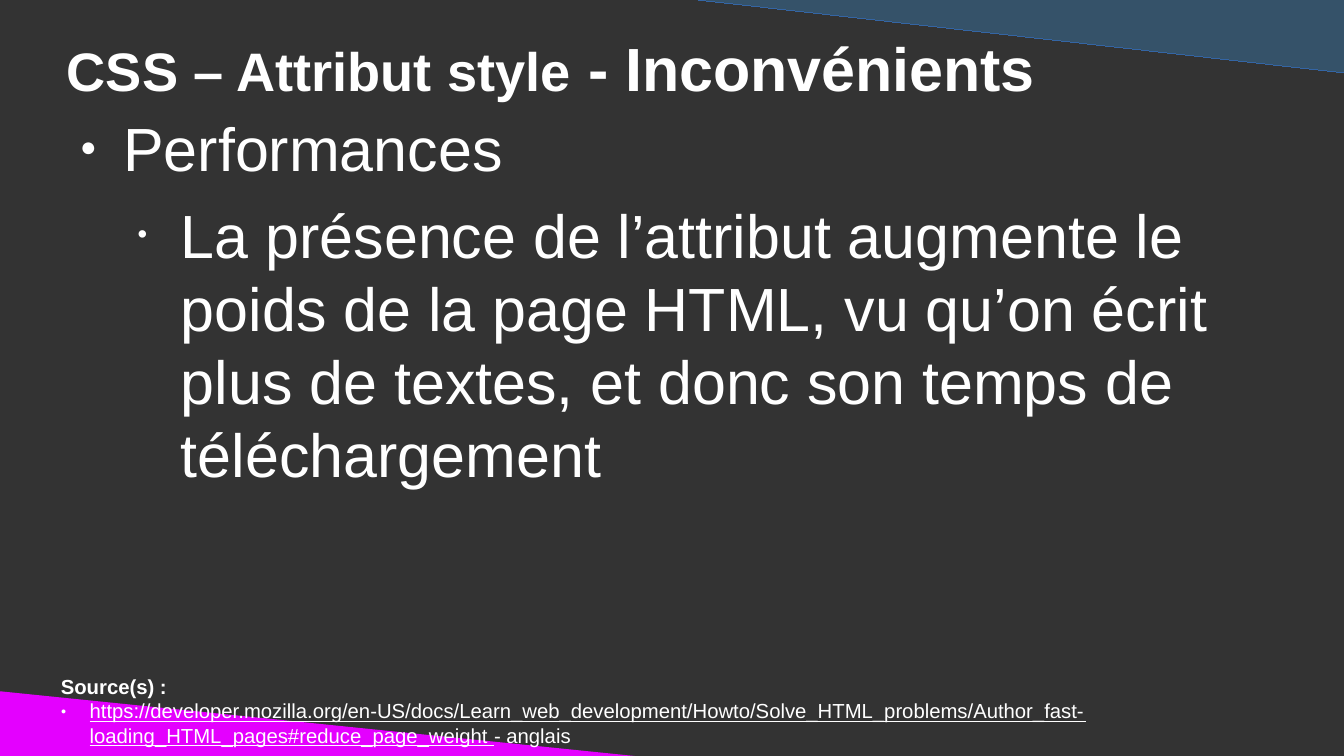
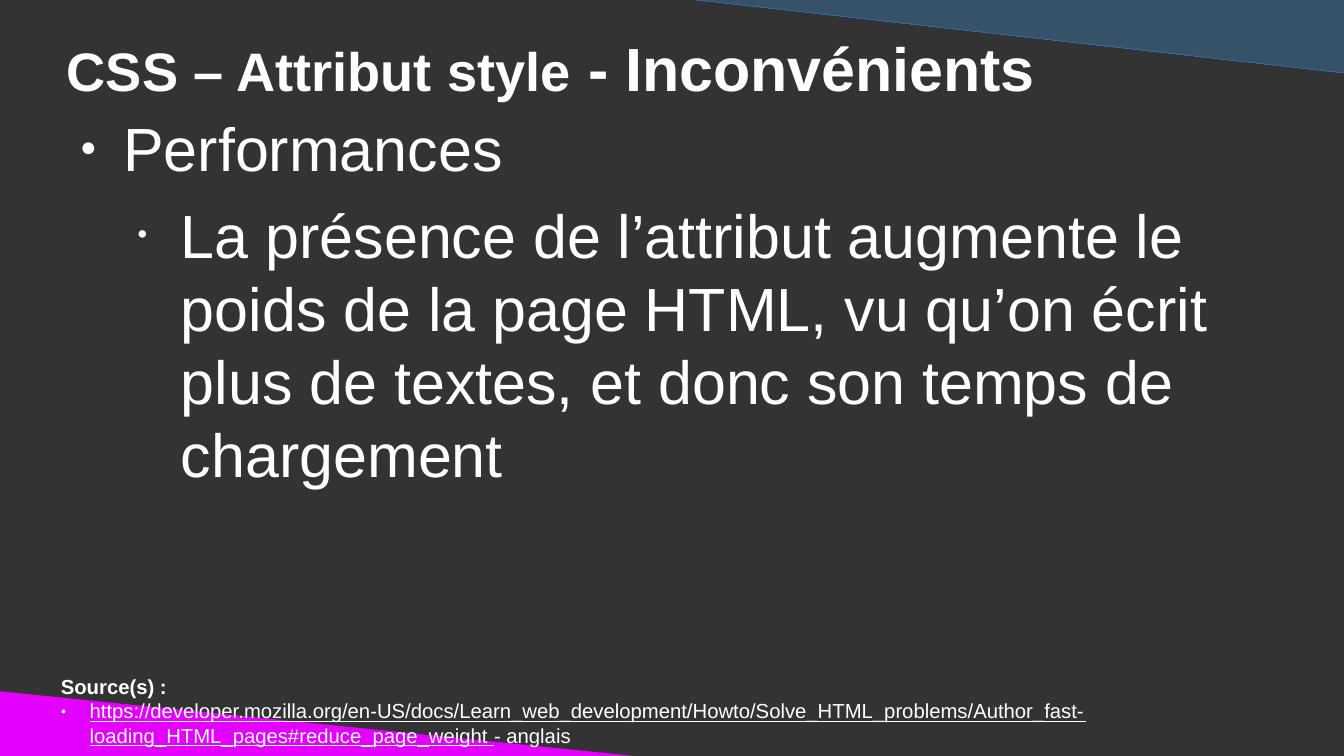
Before and after one commit to DanYellow/cours, a slide deck: slide 17 of integration-web-s1/travaux-pratiques/numero-3/presentation.odp. Drawn at 1344x756 pixels with LibreOffice and Linux fonts; fonts in the diff are those of the drawing. Boxes give left, top, right and bottom in pixels: in the first picture for what was removed or moved away, otherwise in the second. Text is boxed around its words. In the diff, an @@ line names an element or a change of style, - is before the commit and + after.

```diff
--- a/integration-web-s1/travaux-pratiques/numero-3/presentation.odp
+++ b/integration-web-s1/travaux-pratiques/numero-3/presentation.odp
@@ text at <box>181,213,1207,489</box>: text changed @@
-  • La présence de l’attribut augmente le poids de la page HTML, vu qu’on écrit plus de textes, et donc son temps de téléchargement
+  • La présence de l’attribut augmente le poids de la page HTML, vu qu’on écrit plus de textes, et donc son temps de chargement
```
Also in this commit, not shown: 15 other slides changed, 1 slide added, 1 other file.
